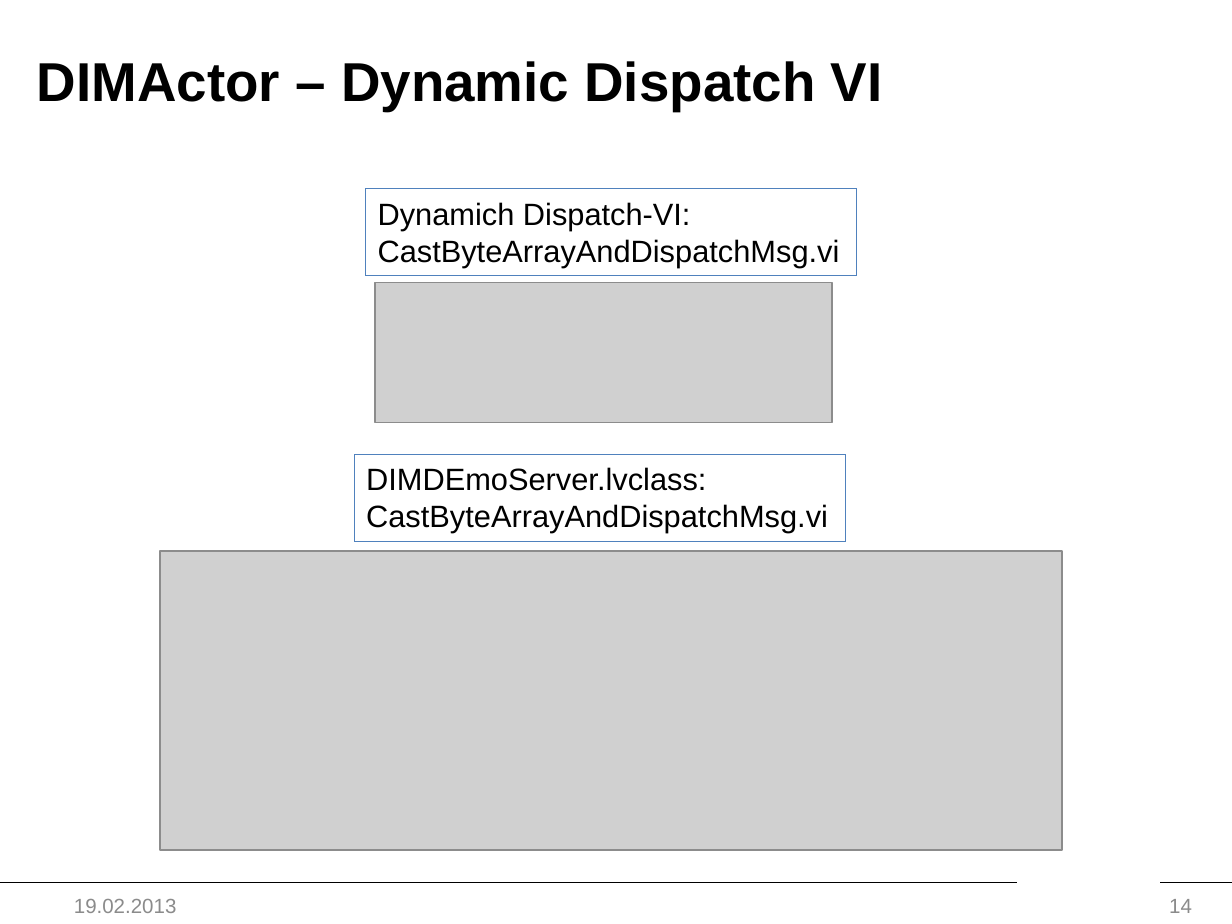
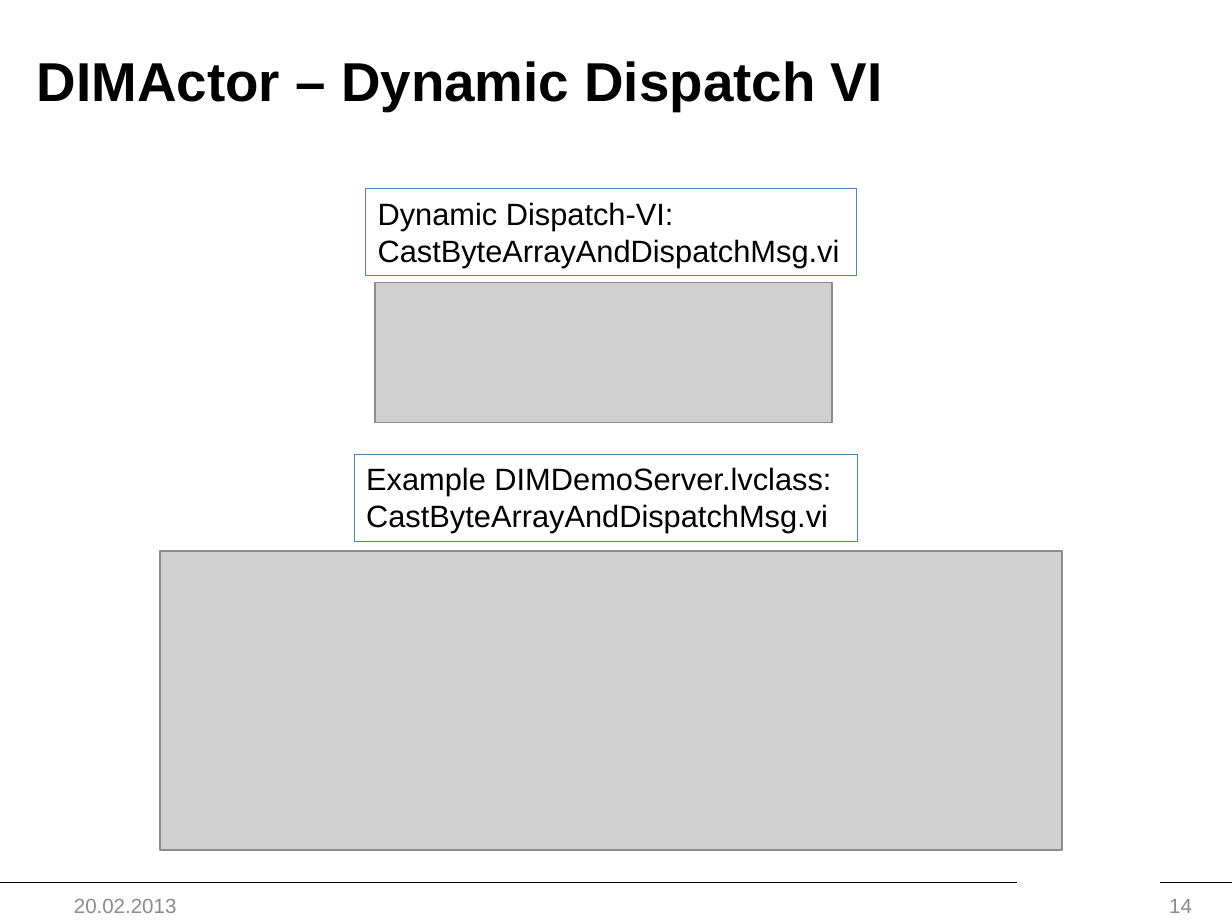
Before and after one commit to HB-GSI/DIMActor, a slide deck: slide 14 of Documentation/NI Actor Framework -DIMActor.pptx. Drawn at 1232x924 pixels with LibreOffice and Linux fonts; fonts in the diff are those of the drawing; grey boxes stand for pictures; background and template pictures are left out. Boxes give left, top, right and bottom in pixels: in the first picture for what was removed or moved away, otherwise in the second. Text is boxed around its words. In the diff, an @@ line names an element or a change of style, - is before the commit and + after.

```diff
--- a/Documentation/NI Actor Framework -DIMActor.pptx
+++ b/Documentation/NI Actor Framework -DIMActor.pptx
@@ text in rectangle at bbox=[378, 202, 674, 230]: text changed @@
-Dynamich Dispatch-VI:
+Dynamic Dispatch-VI:
@@ rectangle "Example DIMDemoServer.lvclass:": place and size @@
-rectangle "Example DIMDemoServer.lvclass:" at bbox=[354, 455, 845, 542]
+rectangle "Example DIMDemoServer.lvclass:" at bbox=[354, 455, 857, 542]
@@ text in rectangle at bbox=[366, 467, 831, 496]: text changed @@
-DIMDEmoServer.lvclass:
+Example DIMDemoServer.lvclass:
@@ text at bbox=[74, 899, 177, 913]: text changed @@
-19.02.2013
+20.02.2013
```
Also in this commit, not shown: 17 other slides changed, 1 slide added.
